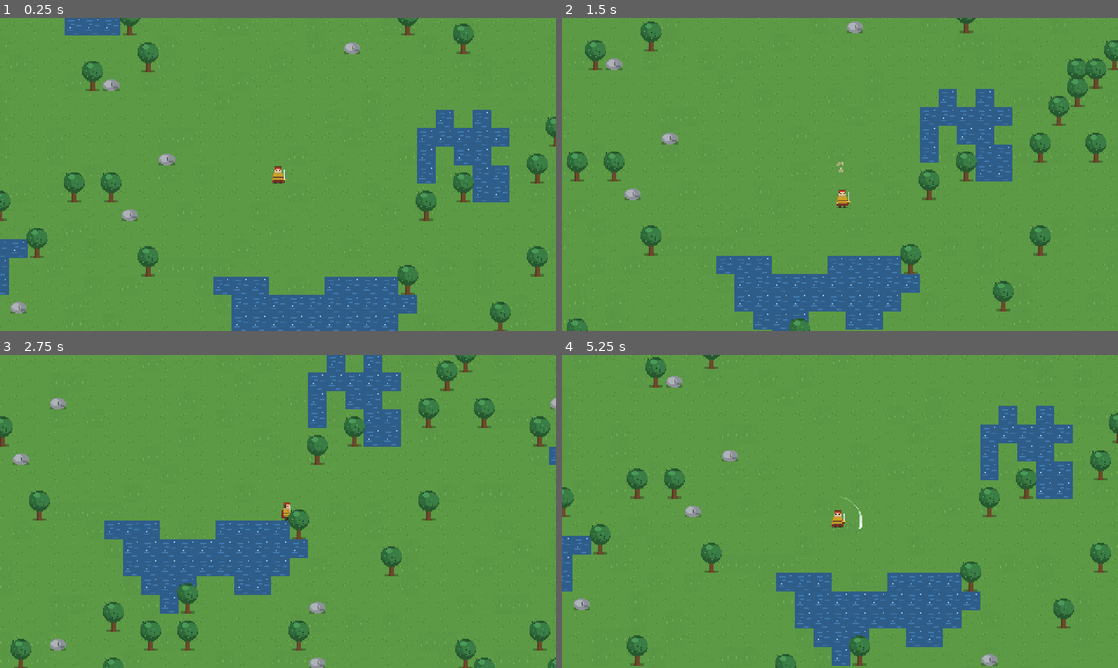
Above: before the commit, frames 1-4 (two rows, left to right).
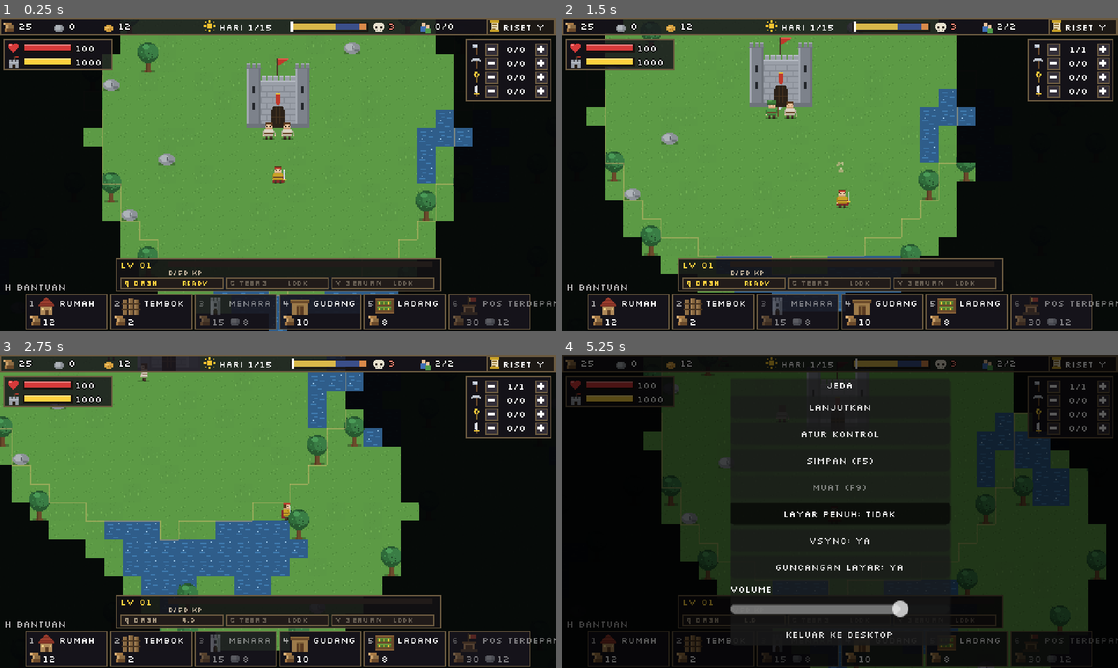
Above: after the commit, the same moments.

Repository: shimleabyte/hold-the-keep
Game: Godot game, scene res://scenes/main.tscn
Two runs of this game, one before a commit and one after it. Both use one fixed random seed, a clock stepped at 60 frames per second and the inputs below.
Inputs (mouse positions are in pixels of both pictures, inside the frame that each line leads up to):
- Up to frame 1 (0.25 s): no input
- Up to frame 2 (1.5 s): tap Enter at 0.5 s; move the mouse to (962, 158) at 0.52 s; hold D (move_right) 0.53-1.28 s; tap C (ability_cleave) at 0.6 s; click (962, 158) at 0.67 s; tap Space at 0.77 s; move the mouse to (728, 190) at 1.27 s; hold S (move_down) from 1.28 s (still down); tap Q (ability_dash) at 1.35 s
- Up to frame 3 (2.75 s): tap Space at 1.52 s; move the mouse to (333, 442) at 2.02 s; release S (move_down) at 2.03 s; hold D (move_right) from 2.03 s (still down); tap V (ability_rally) at 2.1 s
- Up to frame 4 (5.25 s): move the mouse to (812, 574) at 2.77 s; release D (move_right) at 2.78 s; hold W (move_up) 2.78-3.53 s; tap F (attack) at 2.85 s; click (812, 574) at 2.92 s; tap Space at 3.02, 3.77, 4.52 s; move the mouse to (1006, 558) at 3.52 s; hold E (interact) 3.53-4.28 s; hold A (move_left) 3.53-5.03 s; move the mouse to (673, 464) at 4.27 s; tap Shift (sprint) at 4.35 s; move the mouse to (867, 511) at 5.02 s; hold S (move_down) from 5.03 s (still down); tap P at 5.1 s; click (867, 511) at 5.17 s

The runs differ from the first frame. In frame 1, 58% of the frame differs, in the area x 0-100%, y 0-100%; in frame 2, 59%; in frame 3, 57%; in frame 4, 100%.
Error before the commit: Parse Error: Cannot infer the type of "discovered" variable because the value doesn't have a set type. (res://scripts/ui/hud.gd:396)

Commit message:
Fix HUD fog discovery type inference

Diff:
--- a/scripts/ui/hud.gd
+++ b/scripts/ui/hud.gd
@@ -393,7 +393,7 @@
     else:
         var stronghold = get_tree().get_first_node_in_group("enemy_strongholds")
         var fog = get_tree().get_first_node_in_group("fog_of_war")
-        var discovered := stronghold != null and fog != null and fog.is_revealed_cell(stronghold.cell)
+        var discovered: bool = stronghold != null and fog != null and bool(fog.is_revealed_cell(stronghold.cell))
         _boss_panel.visible = discovered
         if discovered:
             _boss_title.text = "BENTENG LAWAN"
